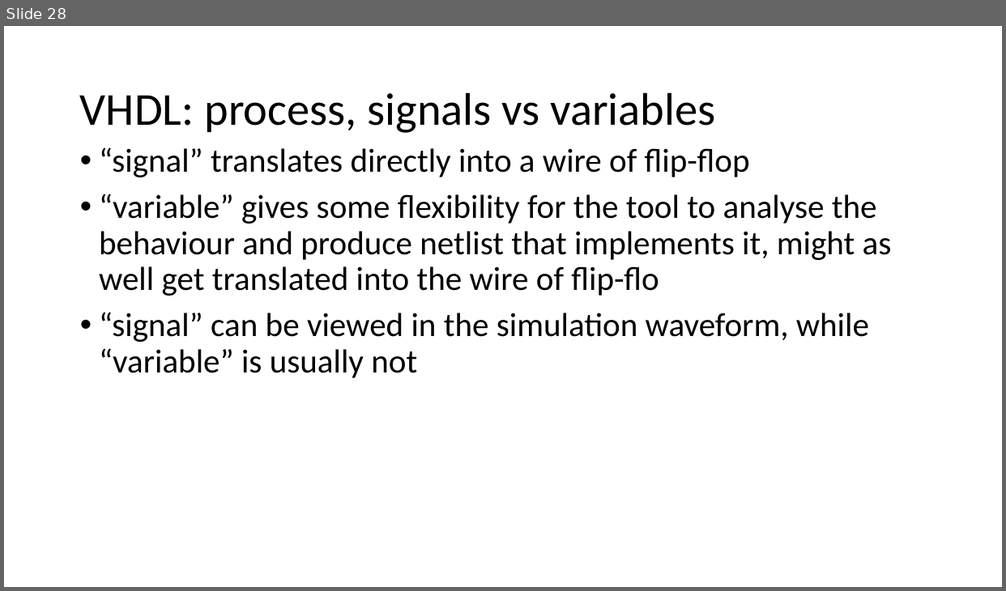
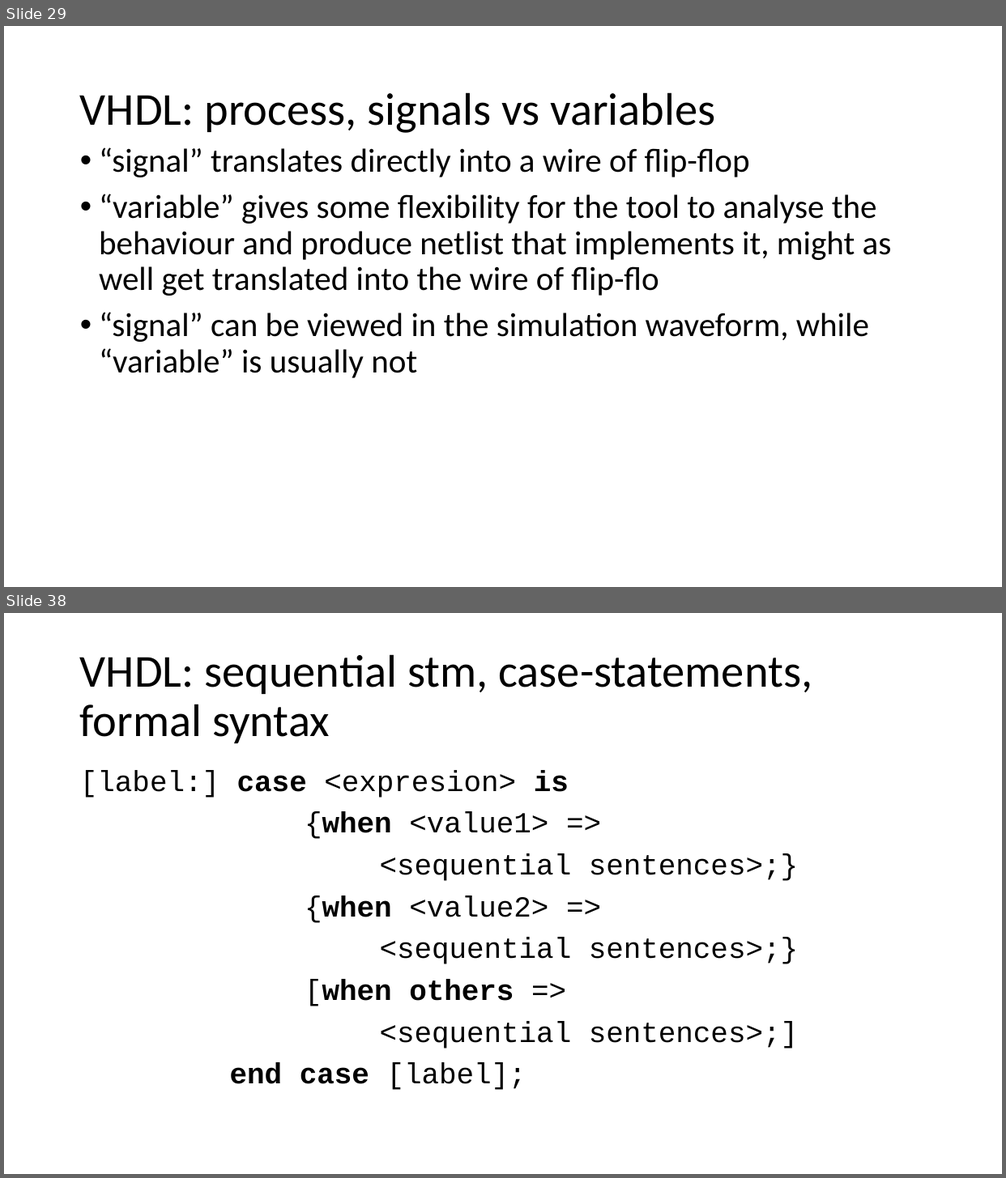
Before and after one commit to quarck/vhdl_intro, a slide deck: part2.pptx. Shown one above the other, each under a label of ours: slide 28 before the commit, slides 29 and 38 after it; the slides between them are not shown. The pictures are 1006x591 and 1006x1178 pixels, drawn with LibreOffice and Linux fonts; fonts in the diff are those of the drawing. Boxes give left, top, right and bottom in pixels: in the first picture for what was removed or moved away, otherwise in the second. Text is boxed around its words. In the diff, an @@ line names an element or a change of style, - is before the commit and + after.

```diff
--- a/part2.pptx
+++ b/part2.pptx
@@ slide 38 added at (x1=4, y1=613, x2=1002, y2=1174), background #FFFFFF @@
@@ title added at (x1=80, y1=654, x2=812, y2=743), 44 pt, text #000000 @@
+VHDL: sequential stm, case-statements, formal syntax
@@ text added at (x1=80, y1=770, x2=798, y2=1090), 28 pt, text #000000 @@
+[label:] case <expresion> is
+{when <value1> =>
+<sequential sentences>;}
+{when <value2> =>
+<sequential sentences>;}
+[when others =>
+<sequential sentences>;]
+end case [label];
@@ what was slide 28 is now slide 29 @@
```
Also in this commit, not shown: 4 slides changed, 10 other slides added, 1 other file.
